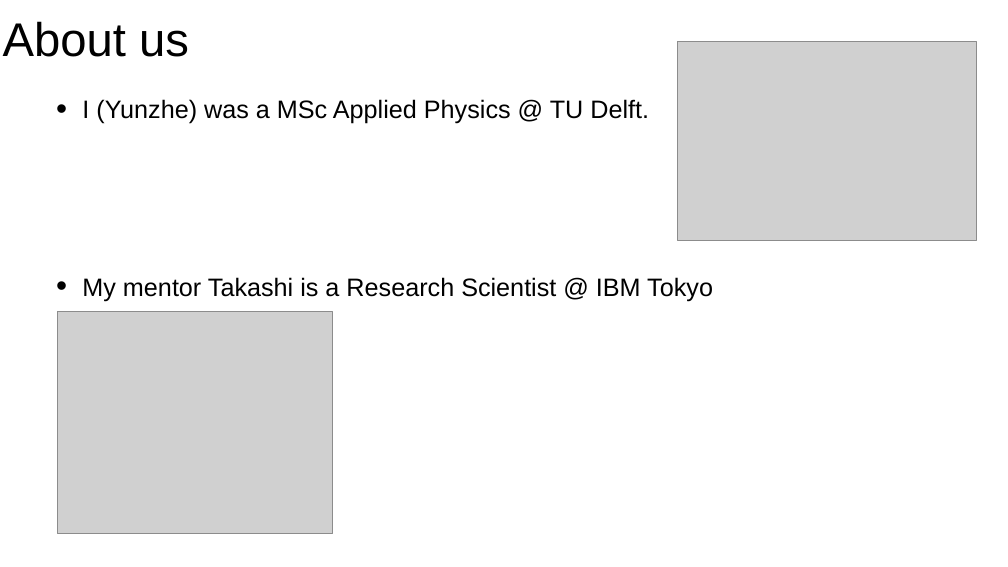
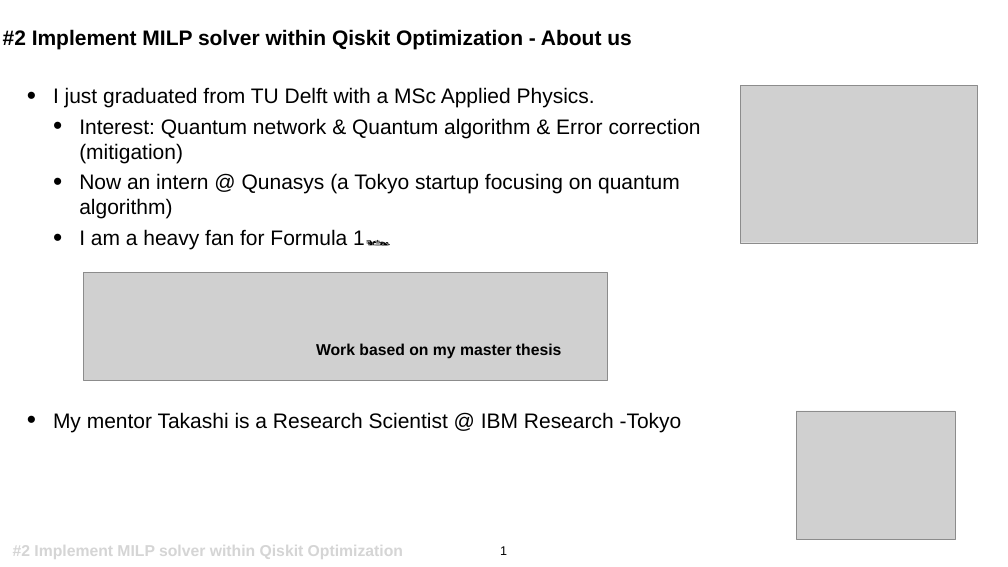
Before and after one commit to Dran-Z/QAMP2022-MILP-solver, a slide deck: slide 1 of slides/Checkpoint-1.pptx (slide 2 before the commit). Drawn at 1008x567 pixels with LibreOffice and Linux fonts; fonts in the diff are those of the drawing; grey boxes stand for pictures. Boxes give left, top, right and bottom in pixels: in the first picture for what was removed or moved away, otherwise in the second. Text is boxed around its words. In the diff, an @@ line names an element or a change of style, - is before the commit and + after.

```diff
--- a/slides/Checkpoint-1.pptx
+++ b/slides/Checkpoint-1.pptx
@@ title at <box>3,29,631,50</box>: text changed; size 90 to 40 pt; bold on @@
-About us
+#2 Implement MILP solver within Qiskit Optimization - About us
@@ text at <box>53,87,701,432</box>: text changed; size 48 to 40 pt @@
-• I (Yunzhe) was a MSc Applied Physics @ TU Delft.
-• My mentor Takashi is a Research Scientist @ IBM Tokyo
+• I just graduated from TU Delft with a MSc Applied Physics.
+  • Interest: Quantum network & Quantum algorithm & Error correction (mitigation)
+  • Now an intern @ Qunasys (a Tokyo startup focusing on quantum algorithm)
+  • I am a heavy fan for Formula 1🏎️
+• My mentor Takashi is a Research Scientist @ IBM Research -Tokyo
@@ picture: place and size @@
-picture at <box>677,41,976,240</box>
+picture at <box>740,85,977,243</box>
@@ picture added at <box>84,273,607,380</box> @@
@@ text added at <box>316,343,561,359</box>, 30 pt, text #000000, bold @@
+Work based on my master thesis
@@ picture: place and size @@
-picture at <box>57,311,333,533</box>
+picture at <box>796,411,955,539</box>
@@ text added at <box>13,545,403,559</box>, 30 pt, text #D5D5D5, bold @@
+#2 Implement MILP solver within Qiskit Optimization
@@ page number added at <box>500,546,507,555</box>, 24 pt, text #000000 @@
+1
```
Also in this commit, not shown: 2 other slides changed, 1 slide removed, 4 other files.
